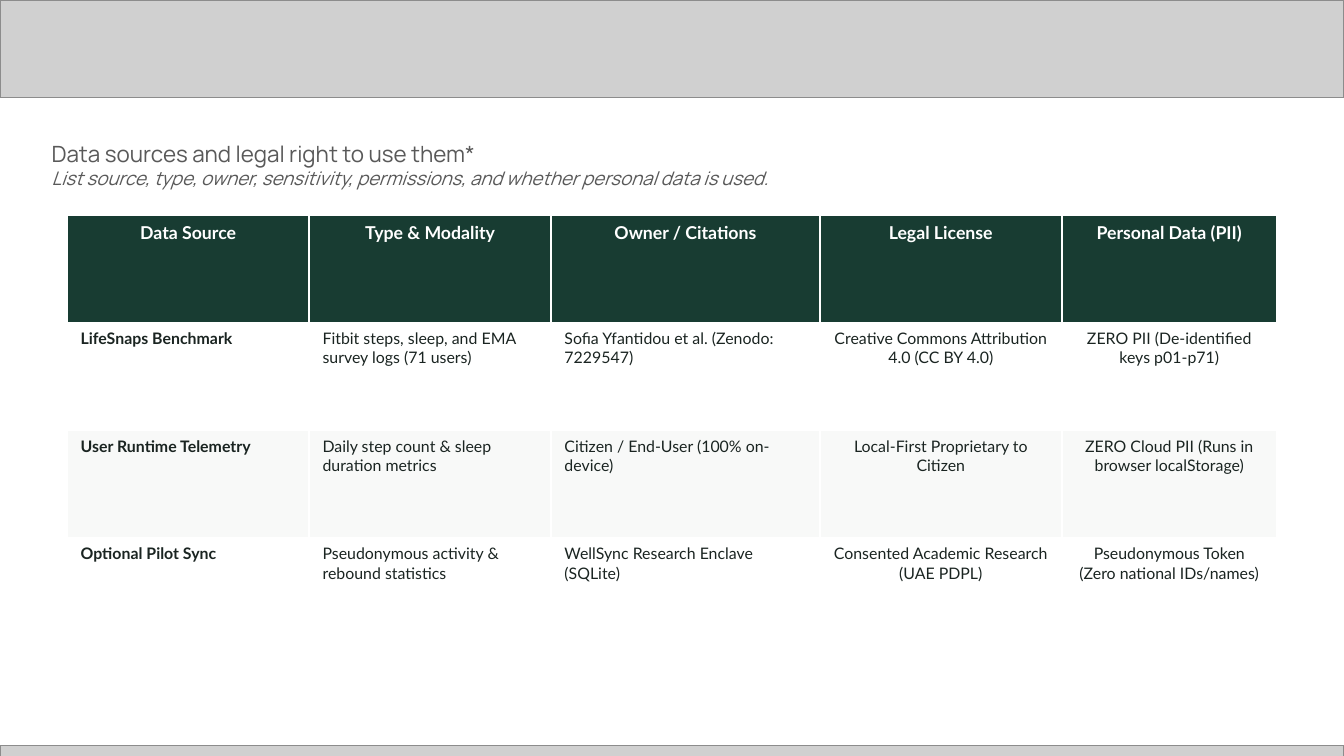
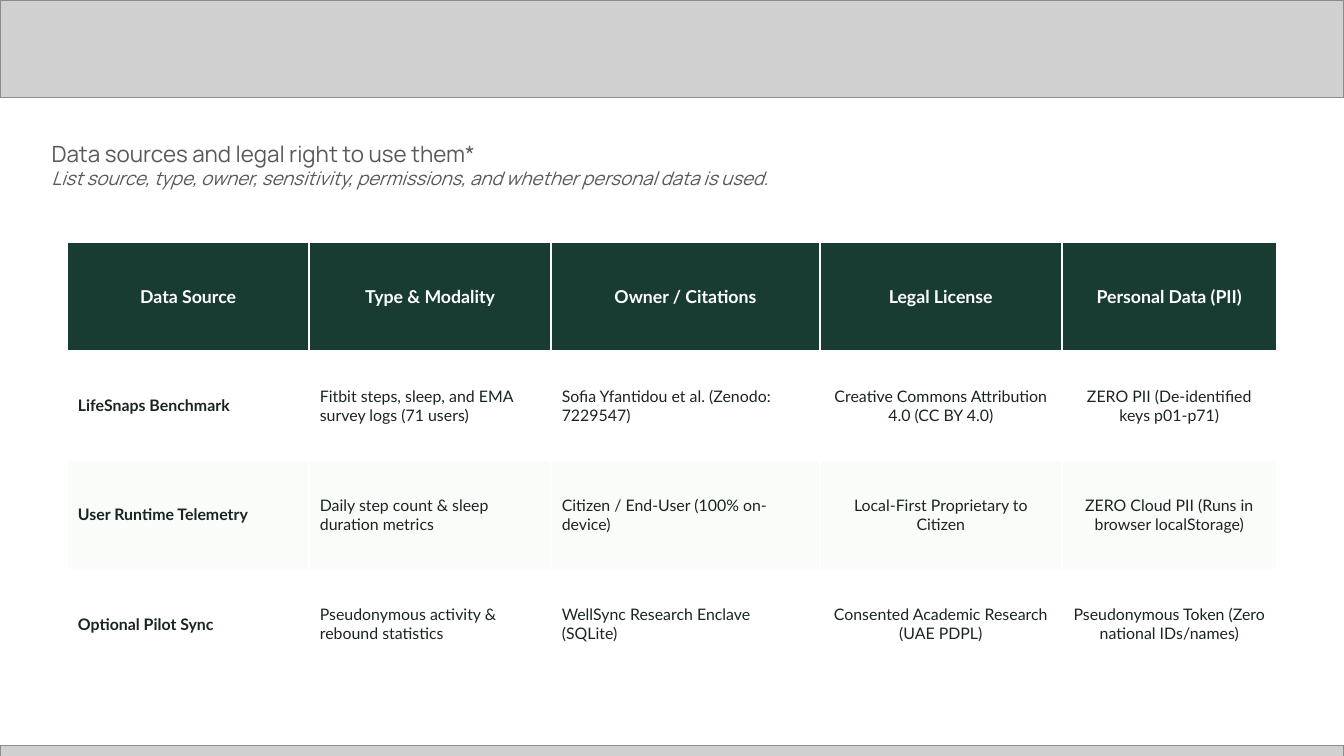
Before and after one commit to misterA-2406/well-sync, a slide deck: slide 8 of docs/WellSync_Future_Health_Submission_Pitch_Deck.pptx. Drawn at 1344x756 pixels with LibreOffice and Linux fonts; fonts in the diff are those of the drawing; grey boxes stand for pictures. Boxes give left, top, right and bottom in pixels: in the first picture for what was removed or moved away, otherwise in the second. Text is boxed around its words. In the diff, an @@ line names an element or a change of style, - is before the commit and + after.

```diff
--- a/docs/WellSync_Future_Health_Submission_Pitch_Deck.pptx
+++ b/docs/WellSync_Future_Health_Submission_Pitch_Deck.pptx
@@ table at (x1=67, y1=242, x2=1277, y2=679) @@
@@ fill #F8F9F8 to #FAFCFA in row 3 @@
@@ table resized from (x1=67, y1=215, x2=1277, y2=645) to (x1=67, y1=242, x2=1277, y2=679) @@
```
Also in this commit, not shown: 15 other slides changed, 2 other files.
